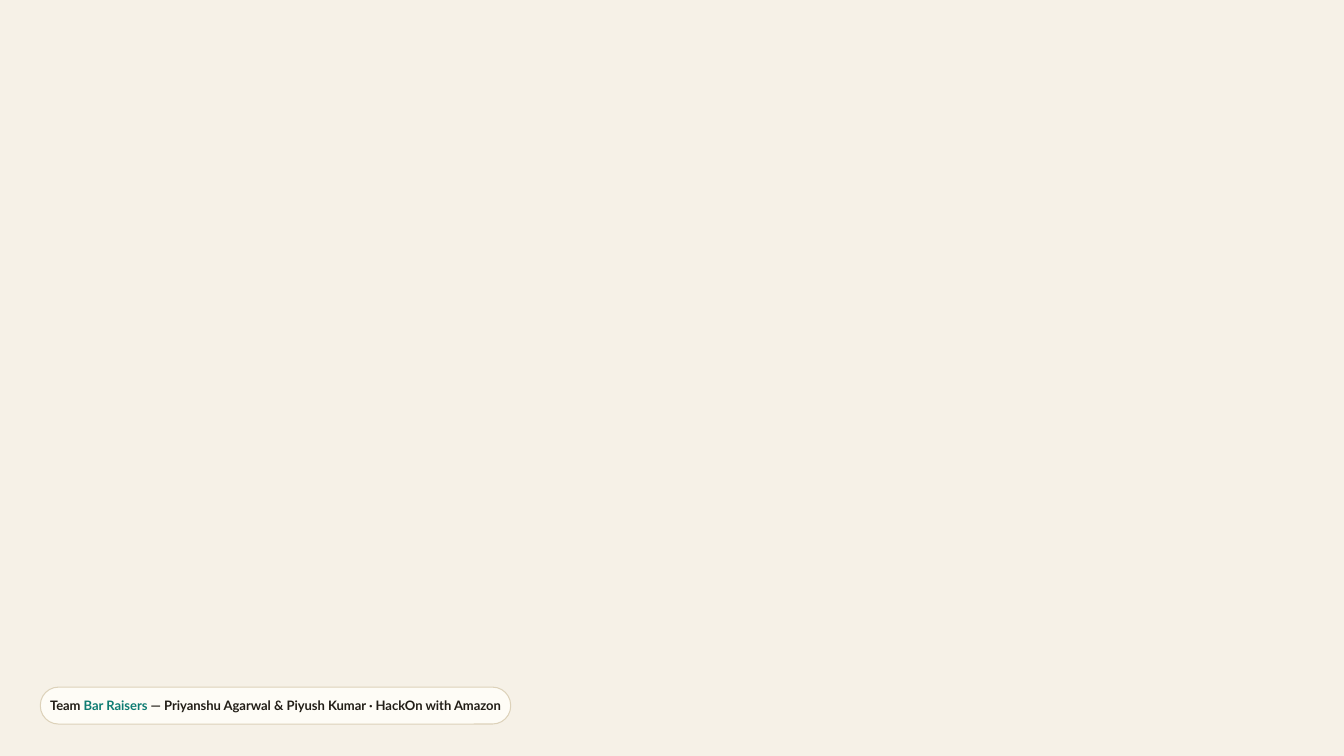
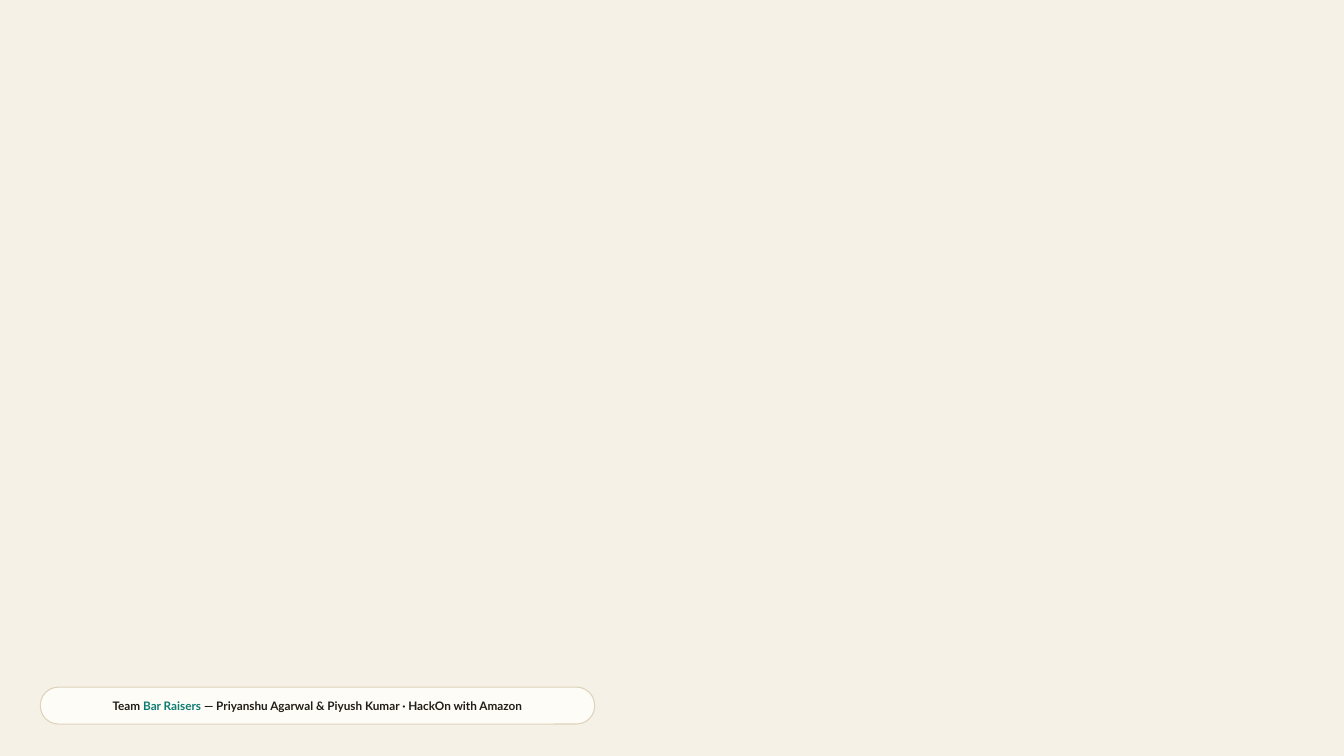
Before and after one commit to piyushk-dev/hackon_project, a slide deck: slide 1 of deck/Alexa-Thinks-Ahead-Bar-Raisers-portable.pptx. Drawn at 1344x756 pixels with LibreOffice and Linux fonts; fonts in the diff are those of the drawing; background and template pictures are left out. Boxes give left, top, right and bottom in pixels: in the first picture for what was removed or moved away, otherwise in the second. Text is boxed around its words. In the diff, an @@ line names an element or a change of style, - is before the commit and + after.

```diff
--- a/deck/Alexa-Thinks-Ahead-Bar-Raisers-portable.pptx
+++ b/deck/Alexa-Thinks-Ahead-Bar-Raisers-portable.pptx
@@ text "Team Bar Raisers — Priyanshu ..." at bbox=[113, 701, 522, 712]: size 9.3 to 8.4 pt @@
@@ rounded rectangle: place and size @@
-rounded rectangle at bbox=[40, 688, 511, 725]
+rounded rectangle at bbox=[40, 688, 595, 725]
```
Also in this commit, not shown: 3 other slides changed, 4 other files.
